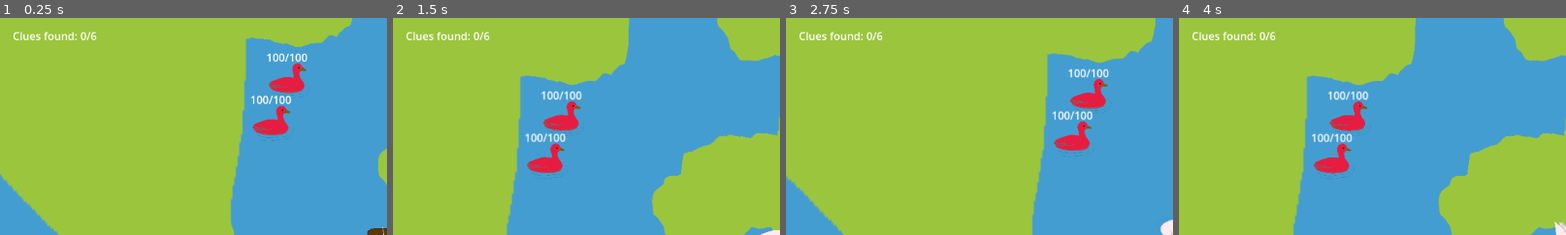
Above: before the commit, frames 1-4 (left to right).
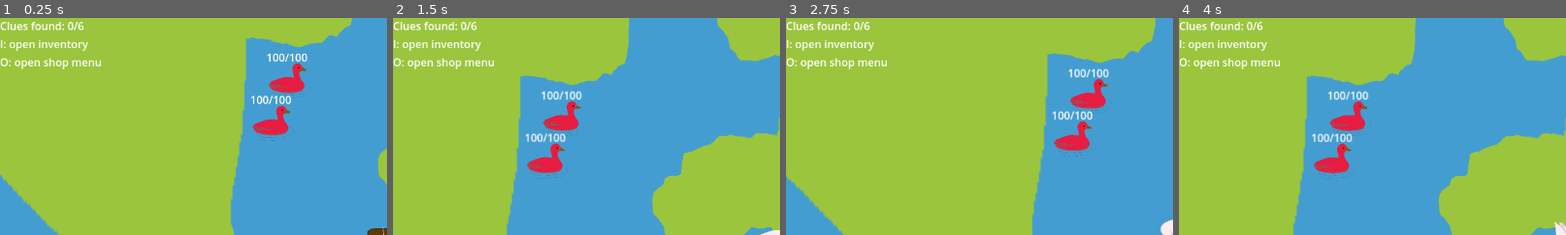
Above: after the commit, the same moments.

Repository: screenpotato/WAVES-next-hit
Game: Godot game, scene res://src/main.tscn
Two runs of this game, one before a commit and one after it. Both use one fixed random seed, a clock stepped at 60 frames per second and the inputs below.
Inputs:
- Up to frame 1 (0.25 s): no input
- Up to frame 2 (1.5 s): tap Enter (ui_accept) at 0.5, 0.77 s; hold E (explore) 0.53-1.28 s; hold Right (ui_right) from 0.53 s (still down); tap E (explore) at 1.35 s
- Up to frame 3 (2.75 s): tap Enter (ui_accept) at 1.52, 2 s; release Right (ui_right) at 2.03 s; hold Left (ui_left) from 2.03 s (still down); hold E (explore) from 2.03 s (still down)
- Up to frame 4 (4 s): release Left (ui_left) at 2.78 s; release E (explore) at 2.78 s; hold Right (ui_right) from 2.78 s (still down); tap E (explore) at 2.85 s; tap Enter (ui_accept) at 3.02, 3.77 s; hold E (explore) from 3.53 s (still down)
The pictures show only the part of the screen within x 0-50%, y 0-50%; the shares and areas given below are measured in that part.

The runs differ from the first frame. In frame 1, 1.9% of the frame differs, in the area x 0-27%, y 1-24%; in frame 2, 1.9%; in frame 3, 1.9%; in frame 4, 1.9%.

Commit message:
add simple UI with instructions so player knows what button does what

Diff:
--- a/src/main.gd
+++ b/src/main.gd
@@ -2,7 +2,7 @@
 
 
 @onready var clues: Node = $Clues
-@onready var score_label: Label = $CanvasLayer/ScoreLabel
+@onready var score_label: Label = $CanvasLayer/VBoxContainer/ScoreLabel
 @onready var clue_popup: PopupPanel = $CanvasLayer/PopupPanel
 @onready var popup_label: Label = $CanvasLayer/PopupPanel/PopupLabel
 @onready var audio_player: AudioStreamPlayer = $AudioStreamPlayer
--- a/src/main.tscn
+++ b/src/main.tscn
@@ -347,13 +347,6 @@
 
 [node name="CanvasLayer" type="CanvasLayer" parent="."]
 
-[node name="ScoreLabel" type="Label" parent="CanvasLayer"]
-offset_left = 19.0
-offset_top = 15.0
-offset_right = 146.0
-offset_bottom = 38.0
-text = "Clues found: 0/6"
-
 [node name="PopupPanel" type="PopupPanel" parent="CanvasLayer"]
 
 [node name="PopupLabel" type="Label" parent="CanvasLayer/PopupPanel"]
@@ -386,6 +379,22 @@
 [node name="ItemList" type="ItemList" parent="CanvasLayer/Inventory"]
 layout_mode = 2
 
+[node name="VBoxContainer" type="VBoxContainer" parent="CanvasLayer"]
+offset_right = 40.0
+offset_bottom = 40.0
+
+[node name="ScoreLabel" type="Label" parent="CanvasLayer/VBoxContainer"]
+layout_mode = 2
+text = "Clues found: 0/6"
+
+[node name="InventoryLabel" type="Label" parent="CanvasLayer/VBoxContainer"]
+layout_mode = 2
+text = "I: open inventory"
+
+[node name="ShopLabel" type="Label" parent="CanvasLayer/VBoxContainer"]
+layout_mode = 2
+text = "O: open shop menu"
+
 [node name="AudioStreamPlayer" type="AudioStreamPlayer" parent="."]
 stream = ExtResource("9_kf8lf")
 
